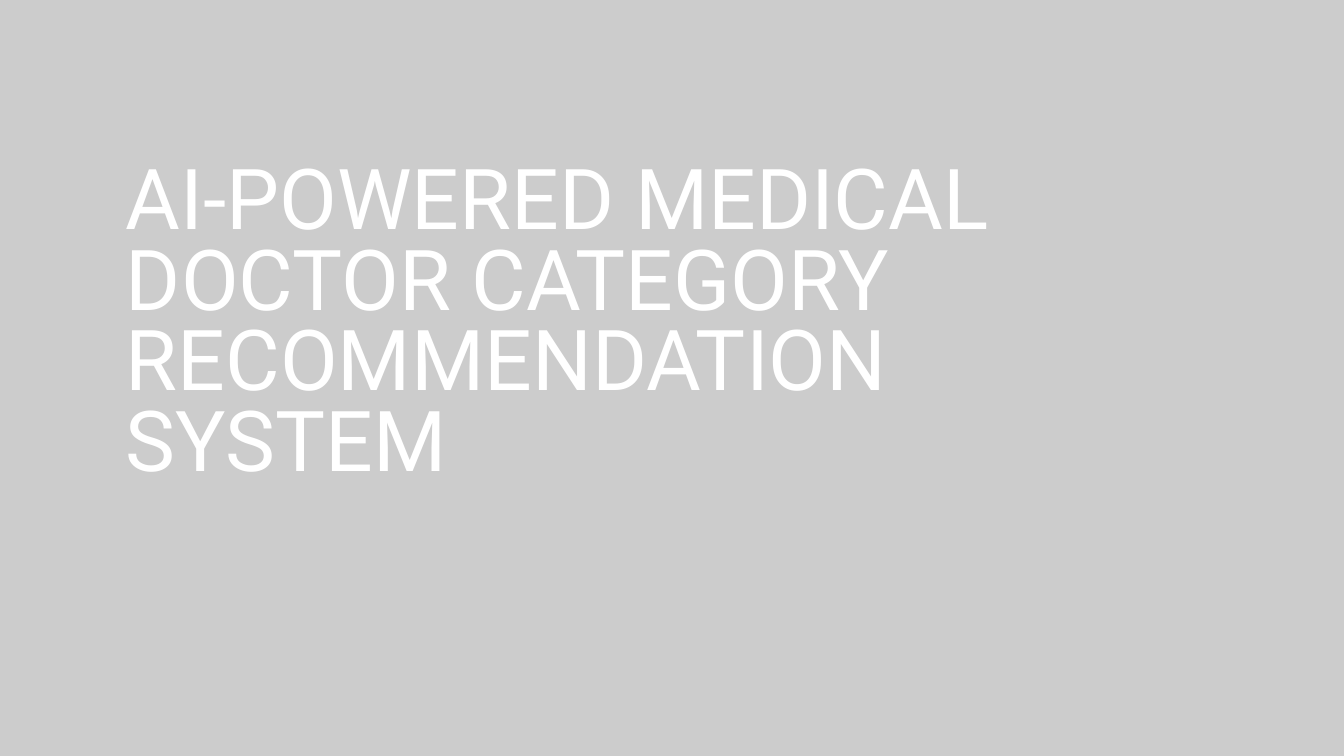
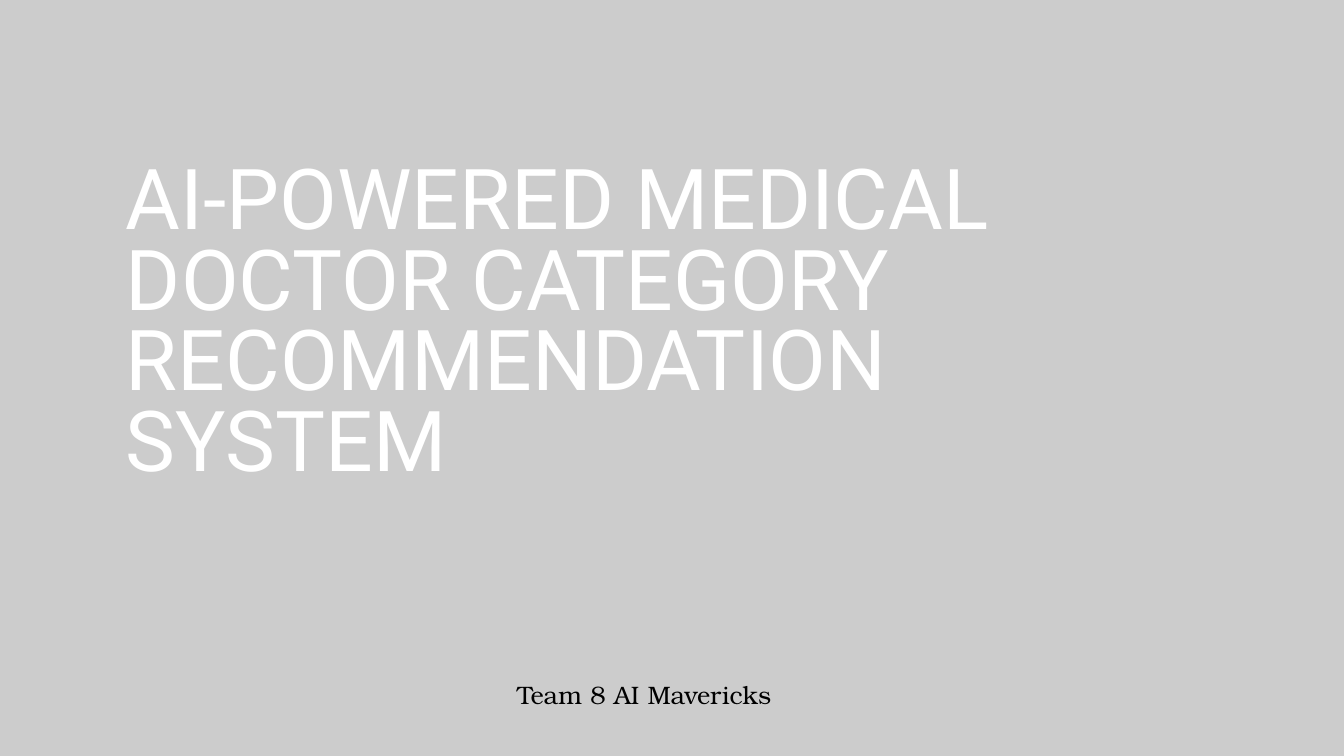
Before and after one commit to AndrewWooo/LLM_AI_Mavericks, a slide deck: slide 1 of chatbot-backend/team 8 AI Mavericks_v2_20230813.pptx. Drawn at 1344x756 pixels with LibreOffice and Linux fonts; fonts in the diff are those of the drawing; background and template pictures are left out; a plain dark background stands for a picture behind light text. Boxes give left, top, right and bottom in pixels: in the first picture for what was removed or moved away, otherwise in the second. Text is boxed around its words. In the diff, an @@ line names an element or a change of style, - is before the commit and + after.

```diff
--- a/chatbot-backend/team 8 AI Mavericks_v2_20230813.pptx
+++ b/chatbot-backend/team 8 AI Mavericks_v2_20230813.pptx
@@ text added at [517, 686, 772, 705], 18 pt, text #000000 @@
+Team 8 AI Mavericks
```
Also in this commit, not shown: 2 other slides changed.
